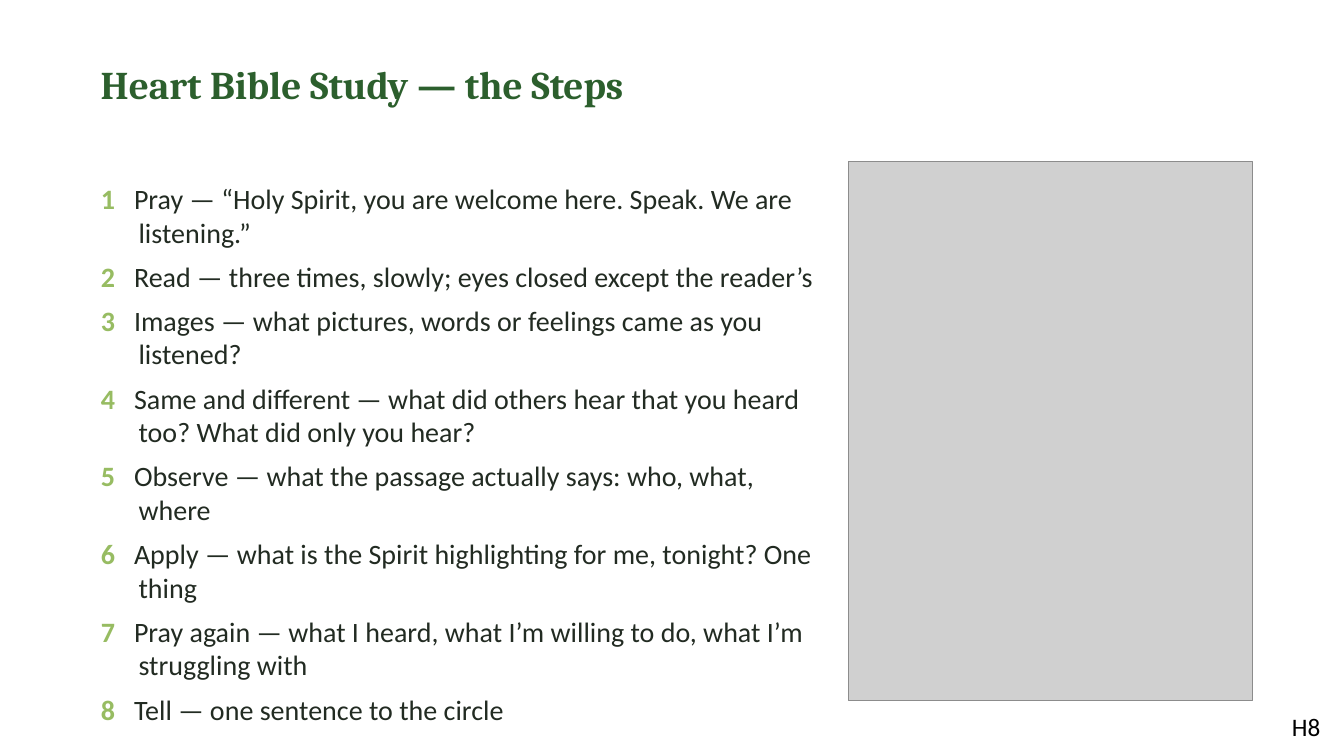
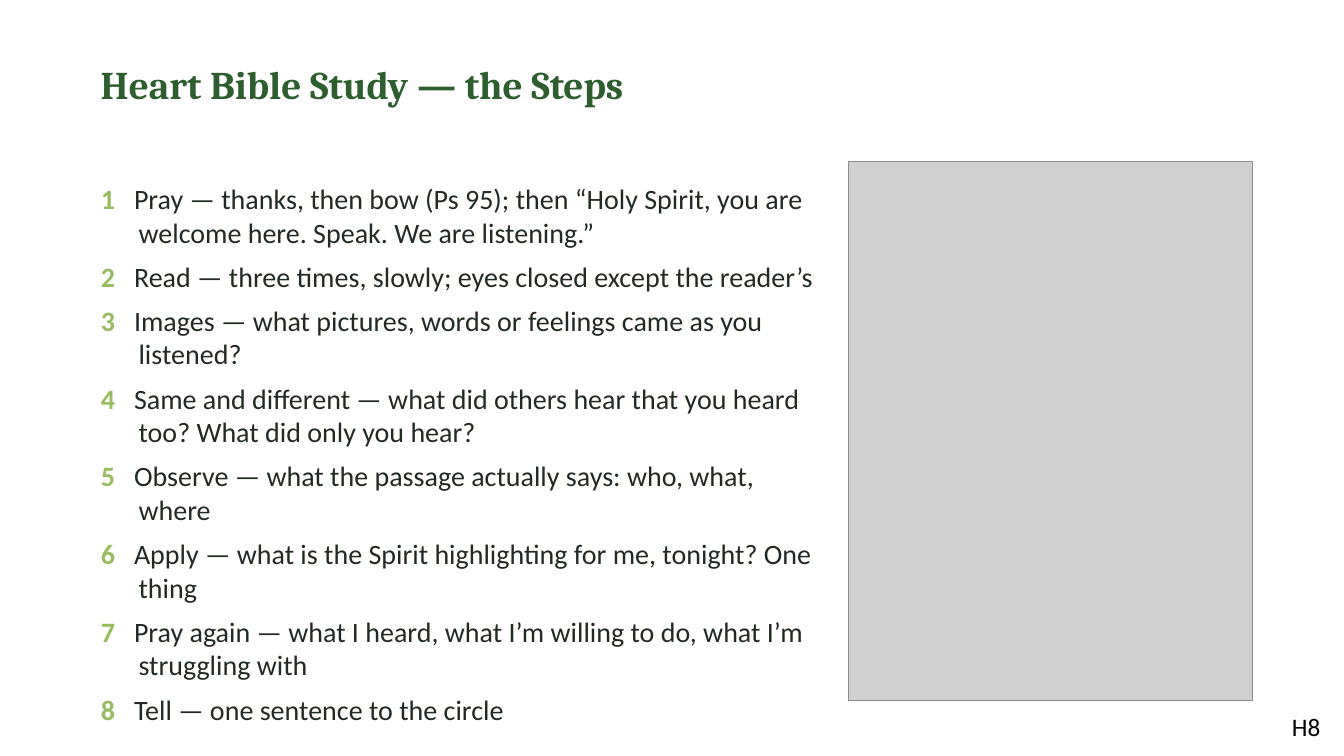
Before and after one commit to jgtittle-ministries/fellowship-of-the-heart-pilot-at-cca, a slide deck: slide 8 of docs/evening/materials/evening-09-slides.pptx. Drawn at 1344x756 pixels with LibreOffice and Linux fonts; fonts in the diff are those of the drawing; grey boxes stand for pictures. Boxes give left, top, right and bottom in pixels: in the first picture for what was removed or moved away, otherwise in the second. Text is boxed around its words. In the diff, an @@ line names an element or a change of style, - is before the commit and + after.

```diff
--- a/docs/evening/materials/evening-09-slides.pptx
+++ b/docs/evening/materials/evening-09-slides.pptx
@@ text at [101,188,802,248]: text changed @@
-1 Pray — “Holy Spirit, you are welcome here. Speak. We are listening.”
+1 Pray — thanks, then bow (Ps 95); then “Holy Spirit, you are welcome here. Speak. We are listening.”
```
Also in this commit, not shown: 7 other files.
